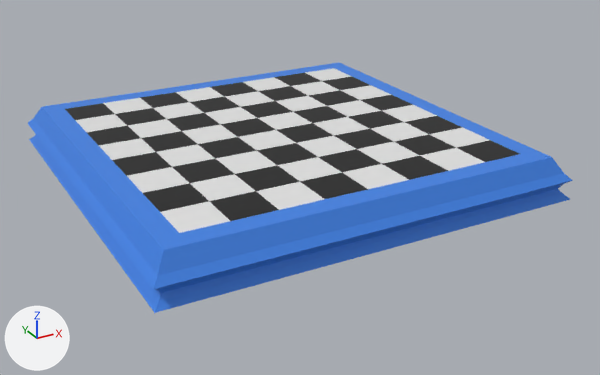
Two versions of the Blender file Chess/Board.blend, one commit apart.
Camera for both pictures: a camera (50 mm lens) standing at (-0.511, -0.999, 0.402) and looking at (0.019, -0.036, -0.08). Every picture has the same lights, and +X, +Y and +Z are marked at lower left.

The older version as bpy lines, for what is in view:
```python
mat_whitesquares = principled_material('WhiteSquares')
mat_whitesquares.base_color = (0.8, 0.8, 0.8)  # white #e7e7e7
mat_whitesquares.roughness = 0.4
me_cube = bpy.data.meshes.new('Cube')
me_cube.from_pydata(...)  # 113 vertices, 97 faces; spans x -0.24..0.24, y -0.24..0.24, z -0.029..0.0
# faces by material slot: [65, 32]
me_cube.materials.append(mat_whitesquares)  # white #e7e7e7
me_cube.materials.append(mat_blacksquares)  # black #111111
me_cube_001 = bpy.data.meshes.new('Cube.001')
me_cube_001.from_pydata(...)  # 36 vertices, 34 faces; spans x -0.29..0.29, y -0.29..0.29, z -0.057..0.0
me_cube_001.materials.append(mat_bottomboardmaterial)  # its picture is missing
ob_board = bpy.data.objects.new('Board', me_cube)
ob_board.location = (0.0, 0.0, 0.0)
ob_bottomboard = bpy.data.objects.new('BottomBoard', me_cube_001)
ob_bottomboard.location = (0.0, 0.0, 0.0)
```
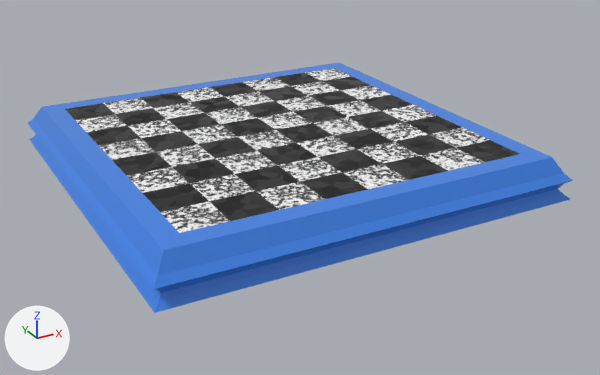
Pixel boxes [x1, y1, x2, y2] of what changed, in the pictures (600 x 375 px):
'Board', surface changed (white to grey)
    both: [65, 68, 509, 233]

What changed in the scene script:
```text
Change mat_whitesquares:
    where n1 = _N.new('ShaderNodeBsdfPrincipled'); n1.name = 'Principled BSDF'
    remove n1.inputs[2].default_value = 0.4  # 'Roughness'
    add n2 = _N.new('ShaderNodeTexWave'); n2.name = 'Wave Texture'
    add n2.bands_direction = 'DIAGONAL'
    add n2.rings_direction = 'SPHERICAL'
    add n2.inputs[2].default_value = 10.0  # 'Distortion'
    add n2.inputs[3].default_value = 8.1  # 'Detail'
    add n2.inputs[4].default_value = 19.0  # 'Detail Scale'
    add n2.inputs[6].default_value = 1.571  # 'Phase Offset'
    add n3 = _N.new('ShaderNodeTexCoord'); n3.name = 'Texture Coordinate'
    add _L.new(n3.outputs[3], n2.inputs[0])  # 'Object' to 'Vector'
    add _L.new(n2.outputs[0], n1.inputs[0])  # 'Color' to 'Base Color'
    add _L.new(n2.outputs[1], n1.inputs[2])  # 'Factor' to 'Roughness'
```
